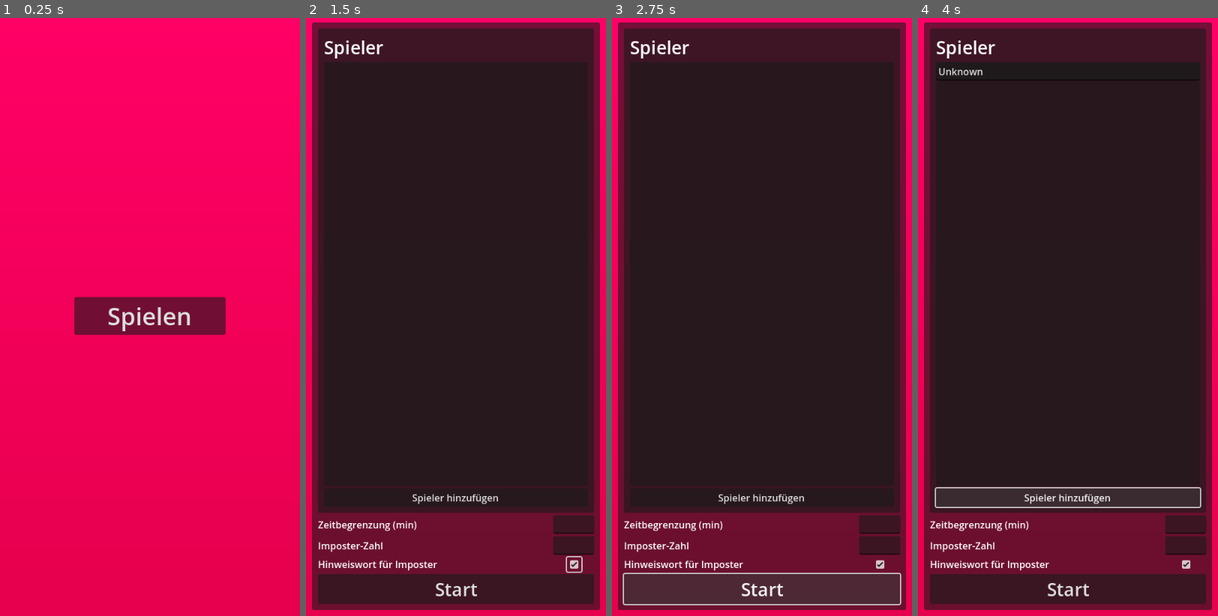
Above: before the commit, frames 1-4 (left to right).
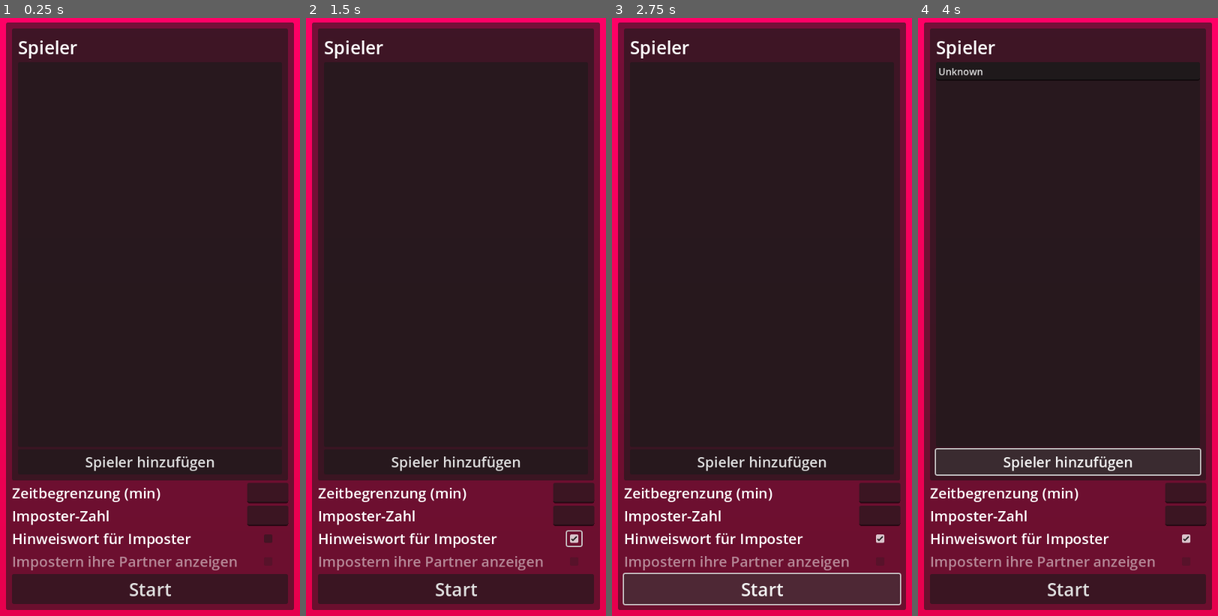
Above: after the commit, the same moments.

Repository: yesko-gd/imposter
Game: Godot game, scene res://scenes/main_menu.tscn
Two runs of this game, one before a commit and one after it. Both use one fixed random seed, a clock stepped at 60 frames per second and the inputs below.
Inputs (mouse positions are in pixels of both pictures, inside the frame that each line leads up to; where the layout moved, square brackets give the same spot in the first picture):
- Up to frame 1 (0.25 s): no input
- Up to frame 2 (1.5 s): click (456, 317) at 0.5 s, where only the run before the commit has a clickable "Spielen"; click (573, 538) [573, 562] at 1.25 s
- Up to frame 3 (2.75 s): click "Start" at 2 s
- Up to frame 4 (4 s): click "Start" at 2.75 s; click "Spieler hinzufügen" at 3.5 s

The runs differ from the first frame. In frame 1, 94% of the frame differs, in the area x 2-98%, y 0-99%; in frame 2, 7.4%; in frame 3, 7.4%; in frame 4, 8.0%.

Commit message:
remove main menu; tease "show imposter partners"

Diff:
--- a/scenes/game_settings_checkbox.tscn
+++ b/scenes/game_settings_checkbox.tscn
@@ -2,7 +2,7 @@
 
 [ext_resource type="Script" uid="uid://bbbn8qeq1e7nx" path="res://scripts/game_settings_checkbox.gd" id="1_fv2jd"]
 
-[node name="CenterContainer" type="CenterContainer"]
+[node name="GameSettingsCheckbox" type="CenterContainer" node_paths=PackedStringArray("check_box")]
 anchors_preset = 15
 anchor_right = 1.0
 anchor_bottom = 1.0
@@ -11,8 +11,10 @@
 size_flags_horizontal = 3
 size_flags_vertical = 3
 script = ExtResource("1_fv2jd")
+check_box = NodePath("CheckBox")
 
 [node name="CheckBox" type="CheckBox" parent="."]
+unique_name_in_owner = true
 layout_mode = 2
 size_flags_horizontal = 3
 
--- a/scenes/game_settings_label.tscn
+++ b/scenes/game_settings_label.tscn
@@ -3,4 +3,5 @@
 [node name="Label" type="Label"]
 size_flags_horizontal = 3
 size_flags_stretch_ratio = 6.0
+theme_override_font_sizes/font_size = 24
 text = "Label"
--- a/scenes/main_menu.tscn
+++ b/scenes/main_menu.tscn
@@ -30,27 +30,8 @@
 theme_override_constants/margin_right = 10
 theme_override_constants/margin_bottom = 10
 
-[node name="Home" type="CenterContainer" parent="MarginContainer"]
-unique_name_in_owner = true
-layout_mode = 2
-
-[node name="VBoxContainer" type="VBoxContainer" parent="MarginContainer/Home"]
-layout_mode = 2
-
-[node name="AspectRatioContainer" type="AspectRatioContainer" parent="MarginContainer/Home/VBoxContainer"]
-layout_mode = 2
-ratio = 4.0
-stretch_mode = 1
-
-[node name="Play" type="Button" parent="MarginContainer/Home/VBoxContainer/AspectRatioContainer"]
-unique_name_in_owner = true
-layout_mode = 2
-theme_override_font_sizes/font_size = 40
-text = "Spielen"
-
 [node name="GameSettings" type="Panel" parent="MarginContainer"]
 unique_name_in_owner = true
-visible = false
 layout_mode = 2
 
 [node name="MarginContainer" type="MarginContainer" parent="MarginContainer/GameSettings"]
@@ -113,6 +94,7 @@
 
 [node name="AddPlayer" type="Button" parent="MarginContainer/GameSettings/MarginContainer/VBoxContainer/Players/MarginContainer/VBoxContainer"]
 layout_mode = 2
+theme_override_font_sizes/font_size = 24
 text = "Spieler hinzufügen"
 
 [node name="TimeLimit" type="HBoxContainer" parent="MarginContainer/GameSettings/MarginContainer/VBoxContainer"]
@@ -146,17 +128,28 @@
 layout_mode = 2
 text = "Hinweiswort für Imposter"
 
-[node name="CenterContainer" parent="MarginContainer/GameSettings/MarginContainer/VBoxContainer/Hint" instance=ExtResource("4_oa1go")]
+[node name="GameSettingsCheckbox" parent="MarginContainer/GameSettings/MarginContainer/VBoxContainer/Hint" instance=ExtResource("4_oa1go")]
 layout_mode = 2
+
+[node name="ImposterPartners" type="HBoxContainer" parent="MarginContainer/GameSettings/MarginContainer/VBoxContainer"]
+layout_mode = 2
+
+[node name="Label" parent="MarginContainer/GameSettings/MarginContainer/VBoxContainer/ImposterPartners" instance=ExtResource("2_8ln24")]
+layout_mode = 2
+theme_override_colors/font_color = Color(1, 1, 1, 0.5019608)
+text = "Impostern ihre Partner anzeigen"
+
+[node name="GameSettingsCheckbox" parent="MarginContainer/GameSettings/MarginContainer/VBoxContainer/ImposterPartners" instance=ExtResource("4_oa1go")]
+layout_mode = 2
+disabled = true
 
 [node name="Start" type="Button" parent="MarginContainer/GameSettings/MarginContainer/VBoxContainer"]
 layout_mode = 2
 theme_override_font_sizes/font_size = 30
 text = "Start"
 
-[connection signal="pressed" from="MarginContainer/Home/VBoxContainer/AspectRatioContainer/Play" to="." method="play"]
 [connection signal="pressed" from="MarginContainer/GameSettings/MarginContainer/VBoxContainer/Players/MarginContainer/VBoxContainer/AddPlayer" to="." method="add_player"]
 [connection signal="text_changed" from="MarginContainer/GameSettings/MarginContainer/VBoxContainer/TimeLimit/TimeLimit" to="." method="_set_time_limit"]
 [connection signal="text_changed" from="MarginContainer/GameSettings/MarginContainer/VBoxContainer/ImposterCount/ImposterCount" to="." method="_set_imposter_count"]
-[connection signal="toggled" from="MarginContainer/GameSettings/MarginContainer/VBoxContainer/Hint/CenterContainer" to="." method="_set_imposter_hint"]
+[connection signal="toggled" from="MarginContainer/GameSettings/MarginContainer/VBoxContainer/Hint/GameSettingsCheckbox" to="." method="_set_imposter_hint"]
 [connection signal="pressed" from="MarginContainer/GameSettings/MarginContainer/VBoxContainer/Start" to="." method="_start"]
--- a/scripts/game_settings_checkbox.gd
+++ b/scripts/game_settings_checkbox.gd
@@ -1,6 +1,15 @@
+@tool
+class_name GameSettingsCheckbox
 extends CenterContainer
 
 signal toggled(toggled_on: bool)
 
+@export var disabled: bool = false
+@export var check_box: CheckBox
+
+func _process(_delta: float) -> void:
+	if check_box != null:
+		check_box.disabled = disabled
+
 func _toggled(toggled_on: bool) -> void:
 	toggled.emit(toggled_on)
--- a/scripts/main_menu.gd
+++ b/scripts/main_menu.gd
@@ -12,7 +12,6 @@
 var _time_limit_buffer: String = ""
 var _imposter_count_buffer: String = ""
 
-@onready var _home_group: Control = %Home
 @onready var _game_settings_group: Control = %GameSettings
 
 @onready var _player_parent: Control = %PlayerParent
@@ -21,7 +20,6 @@
 @onready var _imposter_count: LineEdit = %ImposterCount
 
 func play() -> void:
-	_home_group.hide()
 	_game_settings_group.show()
 
 	Global.imposter_hint = false
